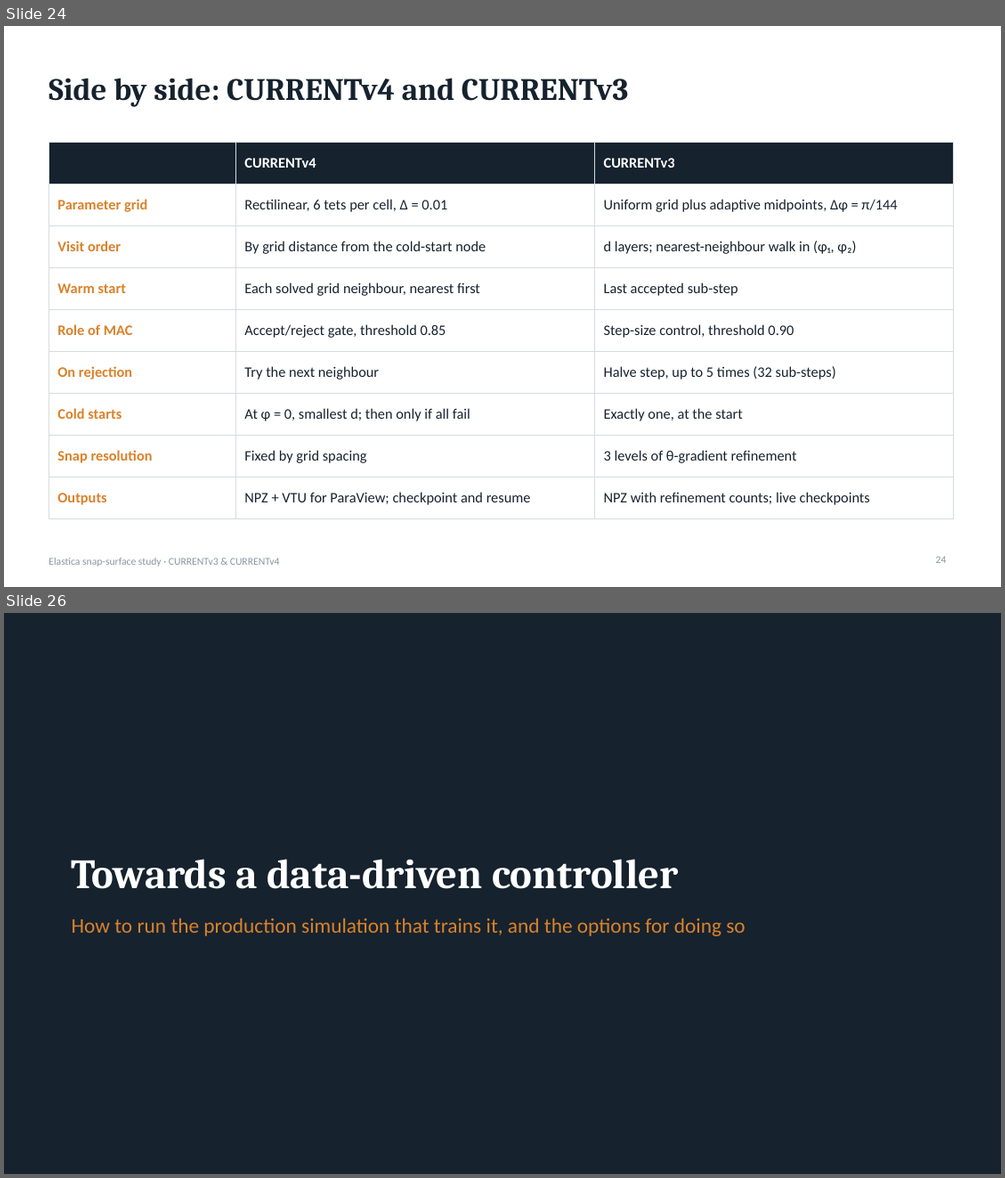
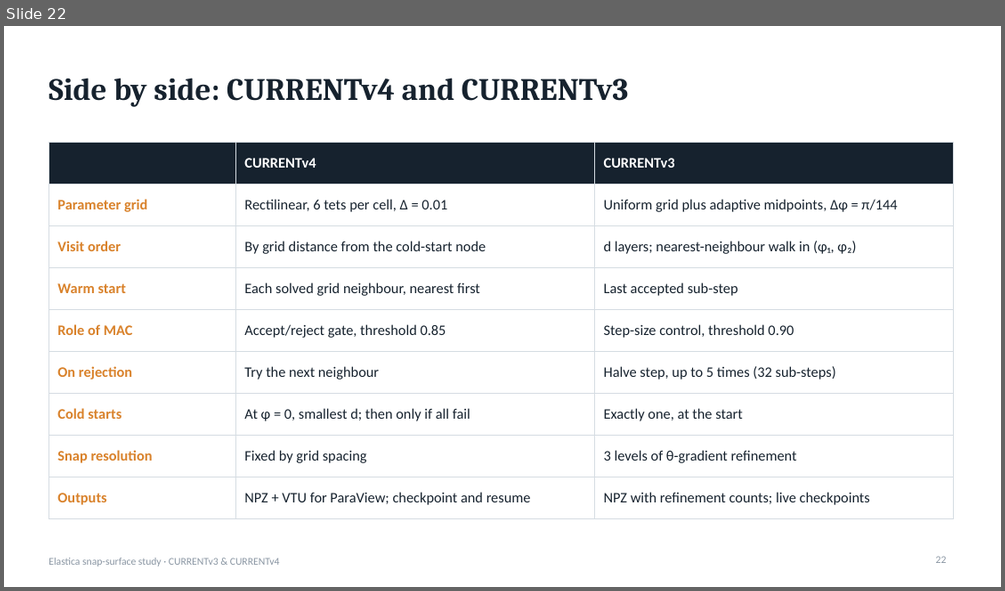
Before and after one commit to grraxx/elastica, a slide deck: presentation/elastica_snap_surface.pptx. Shown one above the other, each under a label of ours: slides 24 and 26 before the commit, slide 22 after it; the slides between them are not shown. The pictures are 1005x1178 and 1005x591 pixels, drawn with LibreOffice and Linux fonts; fonts in the diff are those of the drawing. Boxes give left, top, right and bottom in pixels: in the first picture for what was removed or moved away, otherwise in the second. Text is boxed around its words. In the diff, an @@ line names an element or a change of style, - is before the commit and + after.

```diff
--- a/presentation/elastica_snap_surface.pptx
+++ b/presentation/elastica_snap_surface.pptx
@@ slide 26 removed at <box>4,613,1001,1174</box>, background #16222E @@
@@ title removed at <box>72,859,679,889</box> @@
-Towards a data-driven controller
@@ text removed at <box>72,918,744,936</box> @@
-How to run the production simulation that trains it, and the options for doing so
@@ what was slide 24 is now slide 22 @@
@@ page number at <box>936,556,947,563</box>: text changed @@
-24
+22
```
Also in this commit, not shown: 4 slides changed, 11 other slides removed.
